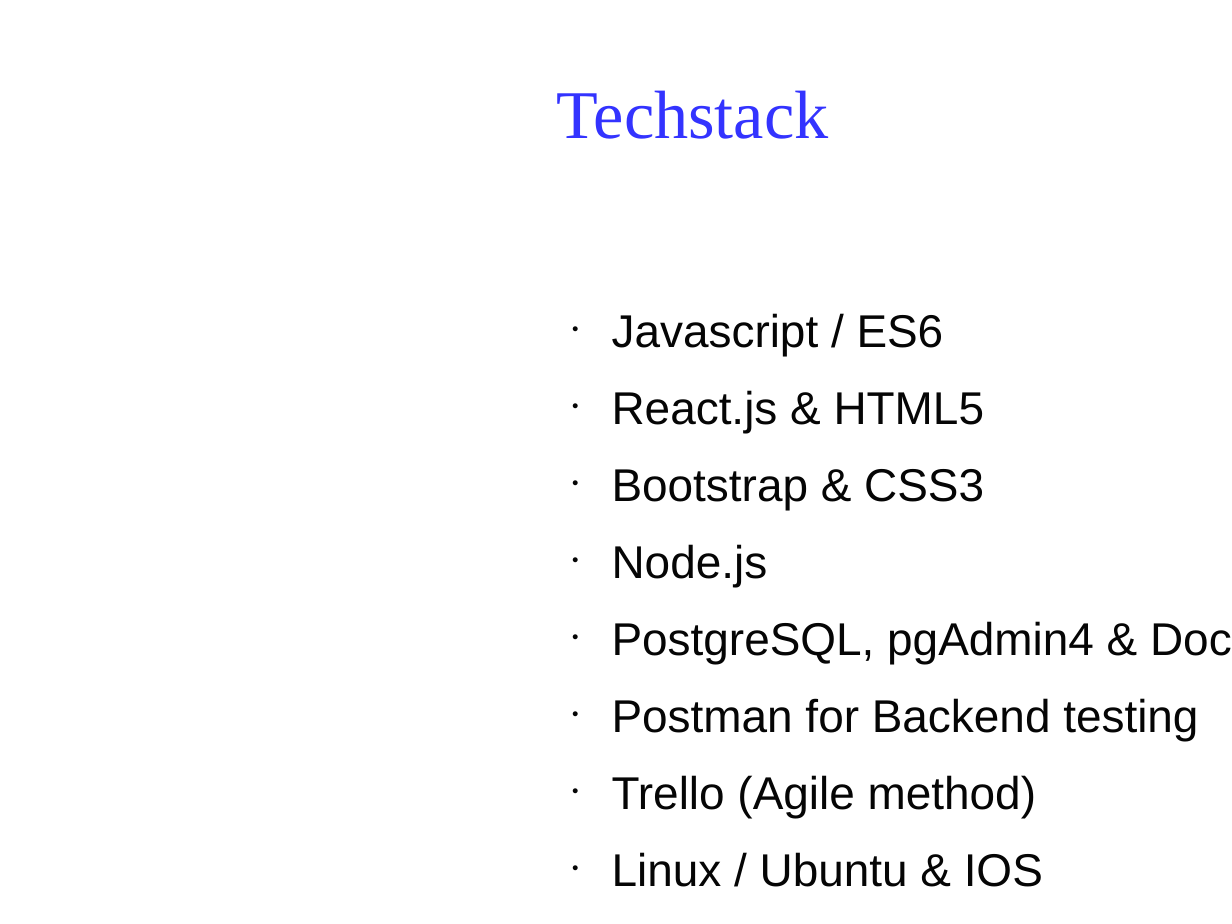
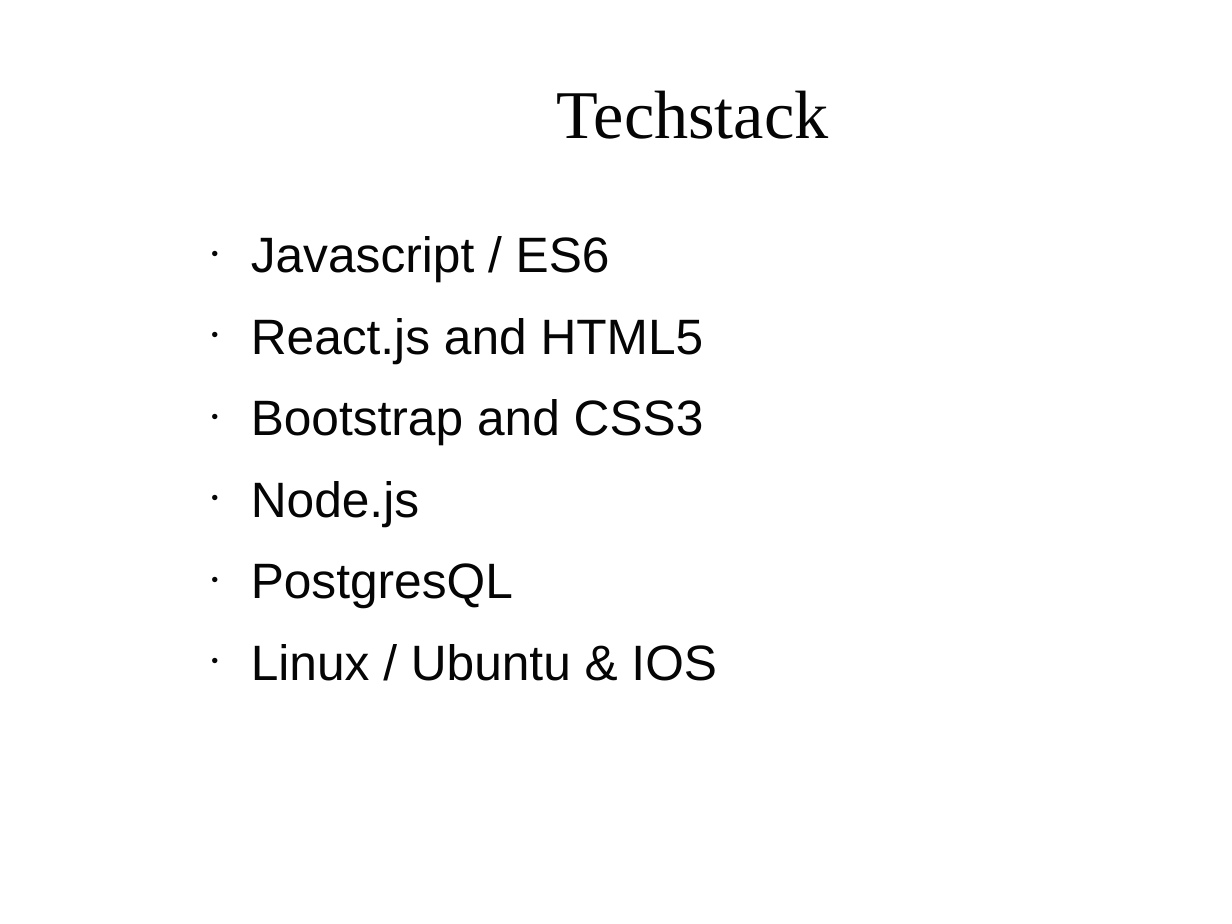
Before and after one commit to Klarala13/collectivity, a slide deck: slide 9 of Presentation/collectivity.odp (slide 11 before the commit). Drawn at 1232x924 pixels with LibreOffice and Linux fonts; fonts in the diff are those of the drawing; background and template pictures are left out. Boxes give left, top, right and bottom in pixels: in the first picture for what was removed or moved away, otherwise in the second. Text is boxed around its words. In the diff, an @@ line names an element or a change of style, - is before the commit and + after.

Commit message:
added slide yay \o/

```diff
--- a/Presentation/collectivity.odp
+++ b/Presentation/collectivity.odp
@@ title "Techstack" at (x1=557, y1=90, x2=829, y2=139): text colour #3333FF to #050505 @@
@@ text "Javascript / ES6" moved from (x1=612, y1=313, x2=1198, y2=887) to (x1=251, y1=236, x2=717, y2=681) @@
@@ text at (x1=251, y1=236, x2=717, y2=681): size 29.6 to 32 pt in "Javascript / ES6", "Node.js", "Linux / Ubuntu & IOS" @@
@@ text at (x1=251, y1=318, x2=704, y2=445): text changed; size 29.6 to 32 pt @@
-● React.js & HTML5
-● Bootstrap & CSS3
+● React.js and HTML5
+● Bootstrap and CSS3
@@ text at (x1=251, y1=563, x2=513, y2=608): text changed; size 29.6 to 32 pt @@
-● PostgreSQL, pgAdmin4 & Docker
-● Postman for Backend testing
-● Trello (Agile method)
+● PostgresQL
```
Also in this commit, not shown: 6 other slides changed, 1 slide added, 1 slide removed, 1 other file.
